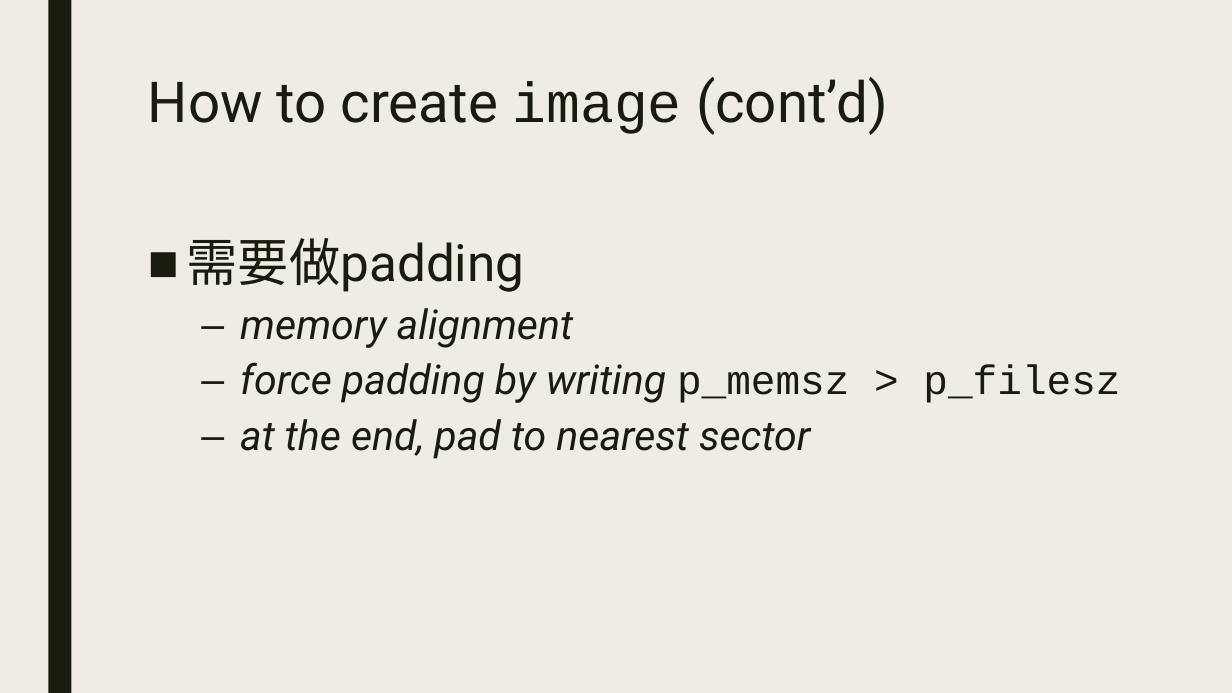
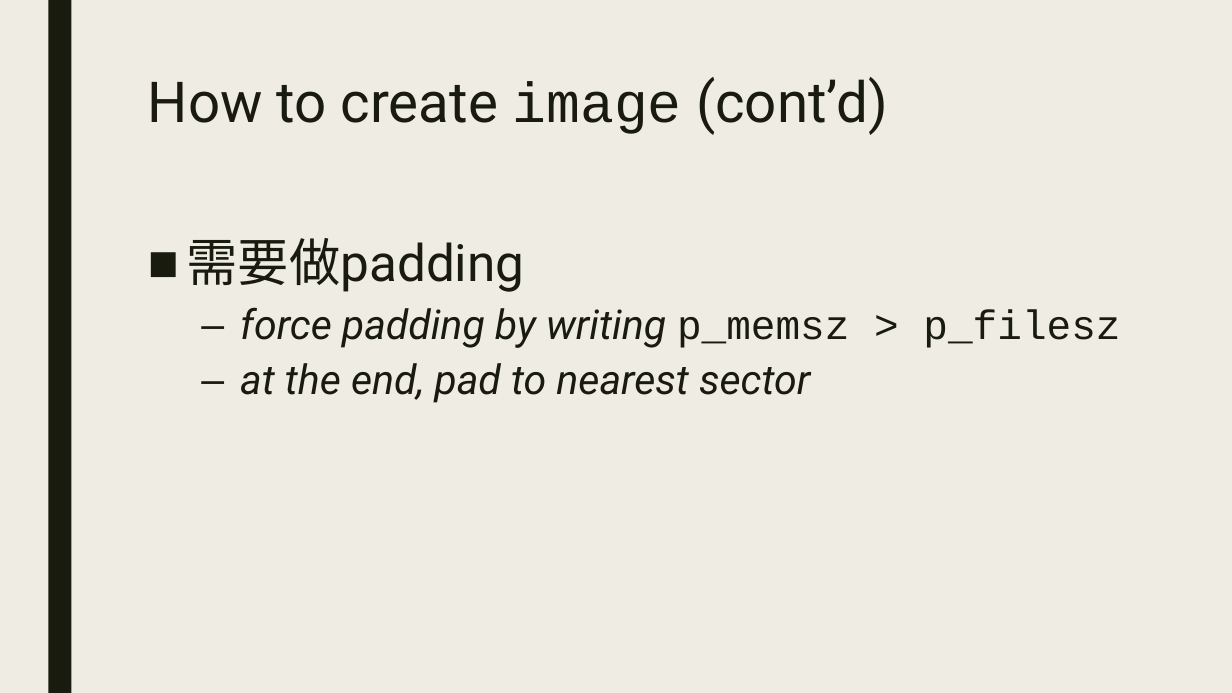
Before and after one commit to sailordiary/B62010Y-B62011Y-COS318-UCAS, a slide deck: slide 8 of lab/Lab 1 Design Review.pptx. Drawn at 1232x693 pixels with LibreOffice and Linux fonts; fonts in the diff are those of the drawing. Boxes give left, top, right and bottom in pixels: in the first picture for what was removed or moved away, otherwise in the second. Text is boxed around its words. In the diff, an @@ line names an element or a change of style, - is before the commit and + after.

```diff
--- a/lab/Lab 1 Design Review.pptx
+++ b/lab/Lab 1 Design Review.pptx
@@ text at box(240, 308, 573, 348): paragraph removed @@
-  – memory alignment
```
Also in this commit, not shown: 1 other slide changed, 1 other file.
